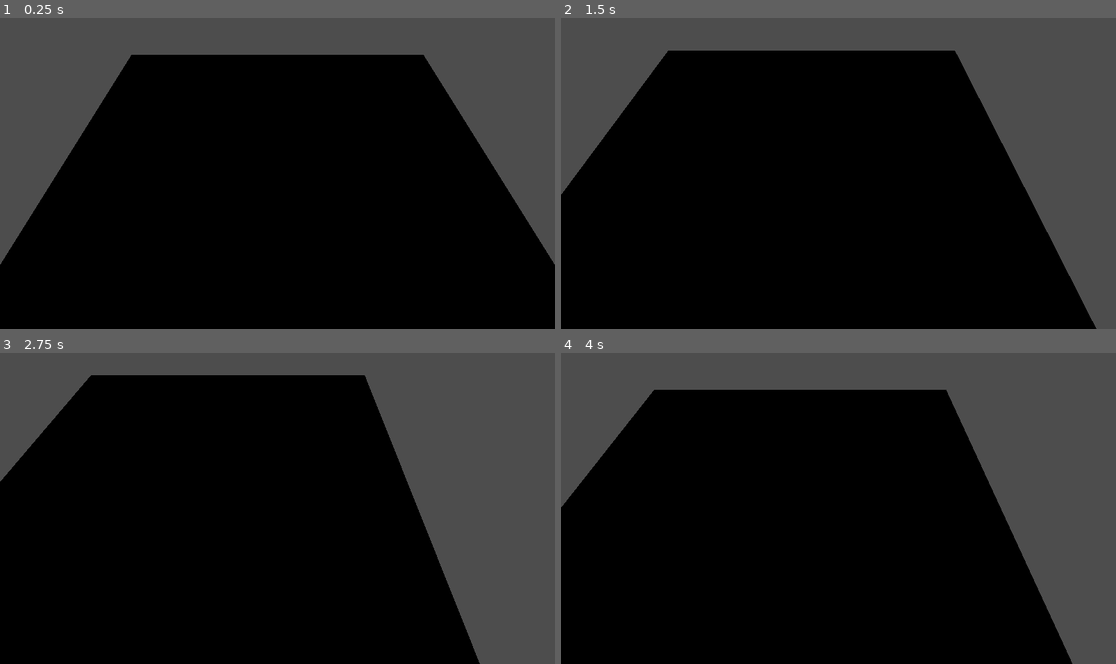
Above: before the commit, frames 1-4 (two rows, left to right).
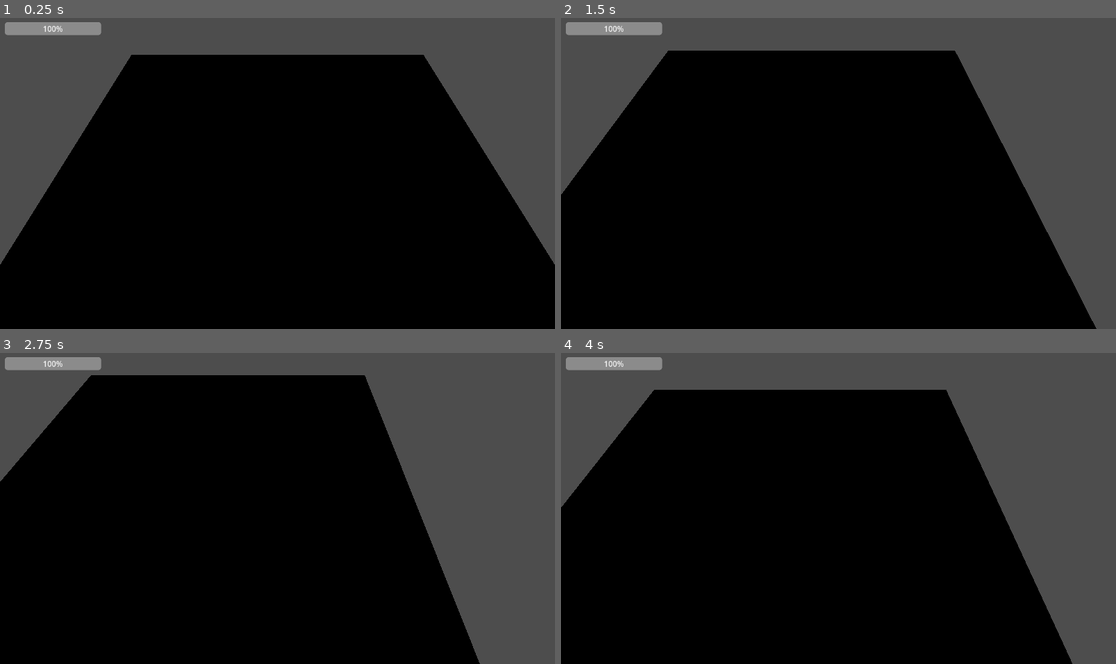
Above: after the commit, the same moments.

Repository: Verialix996/island-conquest
Game: Godot game, scene res://scenes/world/main_world.tscn
Two runs of this game, one before a commit and one after it. Both use one fixed random seed, a clock stepped at 60 frames per second and the inputs below.
Inputs (mouse positions are in pixels of both pictures, inside the frame that each line leads up to):
- Up to frame 1 (0.25 s): no input
- Up to frame 2 (1.5 s): tap Enter at 0.5 s; move the mouse to (960, 157) at 0.52 s; press the mouse at (960, 157) at 0.53 s; hold Right (ui_right) 0.53-1.28 s; move the mouse to (727, 189) at 1.27 s; release the mouse at (727, 189) at 1.28 s; hold Down (ui_down) from 1.28 s (still down); click (727, 189) at 1.35 s
- Up to frame 3 (2.75 s): tap Space at 2 s; move the mouse to (333, 440) at 2.02 s; release Down (ui_down) at 2.03 s; press the mouse at (333, 440) at 2.03 s; hold Right (ui_right) from 2.03 s (still down)
- Up to frame 4 (4 s): move the mouse to (810, 570) at 2.77 s; release Right (ui_right) at 2.78 s; release the mouse at (810, 570) at 2.78 s; hold Up (ui_up) 2.78-3.53 s; click (810, 570) at 2.85 s; tap Enter at 3.5 s; move the mouse to (1005, 555) at 3.52 s; press the mouse at (1005, 555) at 3.53 s; hold Left (ui_left) from 3.53 s (still down)

The runs differ from the first frame. In frame 1, 0.7% of the frame differs, in the area x 0-19%, y 1-6%; in frame 2, 0.7%; in frame 3, 0.7%; in frame 4, 0.7%.

Commit message:
Milestone 2: core combat - shooting,enemy ai,player health, basic HUD

Diff:
--- a/project.godot
+++ b/project.godot
@@ -49,6 +49,11 @@
 , Object(InputEventKey,"resource_local_to_scene":false,"resource_name":"","device":-1,"window_id":0,"alt_pressed":false …(183 unchanged characters)…
 ]
 }
+shoot={
+"deadzone": 0.2,
+"events": [Object(InputEventMouseButton,"resource_local_to_scene":false,"resource_name":"","device":-1,"window_id":0,"alt_pressed":false,"shift_pressed":false,"ctrl_pressed":false,"meta_pressed":false,"button_mask":0,"position":Vector2(0, 0),"global_position":Vector2(0, 0),"factor":1.0,"button_index":1,"canceled":false,"pressed":false,"double_click":false,"script":null)
+]
+}
 
 [physics]
 
--- /dev/null
+++ b/scenes/enemies/enemy_base.gd
@@ -0,0 +1,62 @@
+extends CharacterBody3D
+
+enum State { PATROL, CHASE, ATTACK }
+
+@export var max_health: int = 100
+@export var move_speed: float = 3.0
+@export var detection_range: float = 10.0
+@export var attack_range: float = 1.5
+@export var attack_damage: int = 10
+
+var health: int
+var state: State = State.PATROL
+var player: Node3D
+var nav_agent: NavigationAgent3D
+var attack_timer: Timer
+
+func _ready() -> void:
+	health = max_health
+	player = get_tree().get_first_node_in_group("player")
+	nav_agent = $NavigationAgent3D
+	attack_timer = $AttackTimer
+	attack_timer.timeout.connect(_on_attack_timer_timeout)
+
+func _physics_process(_delta: float) -> void:
+	if player == null:
+		return
+
+	var dist = global_position.distance_to(player.global_position)
+
+	if dist <= attack_range:
+		state = State.ATTACK
+	elif dist <= detection_range:
+		state = State.CHASE
+	else:
+		state = State.PATROL
+
+	match state:
+		State.CHASE:
+			nav_agent.target_position = player.global_position
+			var next = nav_agent.get_next_path_position()
+			var dir = (next - global_position).normalized()
+			velocity = dir * move_speed
+			move_and_slide()
+		State.PATROL:
+			velocity = Vector3.ZERO
+		State.ATTACK:
+			velocity = Vector3.ZERO
+
+func _on_attack_timer_timeout() -> void:
+	if state == State.ATTACK and player != null:
+		if player.has_method("take_damage"):
+			player.take_damage(attack_damage)
+
+func take_damage(amount: int) -> void:
+	health -= amount
+	print("Enemy hit! Health: ", health)
+	if health <= 0:
+		die()
+
+func die() -> void:
+	print("Enemy died!")
+	queue_free()
--- /dev/null
+++ b/scenes/enemies/enemy_base.tscn
@@ -0,0 +1,25 @@
+[gd_scene format=3 uid="uid://bjxq6qeucgwg2"]
+
+[ext_resource type="Script" uid="uid://sve0lqjf648a" path="res://scenes/enemies/enemy_base.gd" id="1_qty17"]
+
+[sub_resource type="StandardMaterial3D" id="StandardMaterial3D_rbebl"]
+albedo_color = Color(0.17596108, 0.3234396, 0.679836, 1)
+
+[sub_resource type="CapsuleMesh" id="CapsuleMesh_qty17"]
+material = SubResource("StandardMaterial3D_rbebl")
+
+[sub_resource type="CapsuleShape3D" id="CapsuleShape3D_pkqou"]
+
+[node name="enemy" type="CharacterBody3D" unique_id=1477360822]
+script = ExtResource("1_qty17")
+
+[node name="MeshInstance3D" type="MeshInstance3D" parent="." unique_id=364973635]
+mesh = SubResource("CapsuleMesh_qty17")
+
+[node name="CollisionShape3D" type="CollisionShape3D" parent="." unique_id=1926518323]
+shape = SubResource("CapsuleShape3D_pkqou")
+
+[node name="AttackTimer" type="Timer" parent="." unique_id=379150249]
+autostart = true
+
+[node name="NavigationAgent3D" type="NavigationAgent3D" parent="." unique_id=1566223600]
--- a/scenes/player/player.gd
+++ b/scenes/player/player.gd
@@ -1,7 +1,14 @@
 extends CharacterBody3D
 
+signal health_changed(new_health: int)
 
 const SPEED = 5.0
+
+@export var max_health: int = 100
+var health: int
+
+func _ready() -> void:
+	health = max_health
 
 func _aim_at_mouse() -> void:
 	var camera := get_viewport().get_camera_3d()
@@ -21,7 +28,6 @@
 		velocity += get_gravity() * delta
 
 	# Get the input direction and handle the movement/deceleration.
-	# As good practice, you should replace UI actions with custom gameplay actions.
 	var input_dir := Input.get_vector("ui_left", "ui_right", "ui_up", "ui_down")
 	var direction := Vector3(input_dir.x, 0, input_dir.y).normalized()
 	if direction:
@@ -33,3 +39,14 @@
 
 	move_and_slide()
 	_aim_at_mouse()
+
+func take_damage(amount: int) -> void:
+	health -= amount
+	health_changed.emit(health)
+	print("Player hit! Health: ", health)
+	if health <= 0:
+		die()
+
+func die() -> void:
+	print("Player died!")
+	get_tree().reload_current_scene()
--- a/scenes/player/player.tscn
+++ b/scenes/player/player.tscn
@@ -1,6 +1,7 @@
 [gd_scene format=3 uid="uid://cwug103slc8ve"]
 
 [ext_resource type="Script" uid="uid://dvwerbtq0ttlf" path="res://scenes/player/player.gd" id="1_8afob"]
+[ext_resource type="PackedScene" uid="uid://cbse0ei1osbb0" path="res://scenes/weapons/weapon_base.tscn" id="2_dovo2"]
 
 [sub_resource type="StandardMaterial3D" id="StandardMaterial3D_x7p2l"]
 albedo_color = Color(1, 0.101960786, 0.047058824, 1)
@@ -18,3 +19,5 @@
 
 [node name="CollisionShape3D" type="CollisionShape3D" parent="." unique_id=2067336665]
 shape = SubResource("CapsuleShape3D_dovo2")
+
+[node name="Weapon" parent="." unique_id=153327082 instance=ExtResource("2_dovo2")]
--- /dev/null
+++ b/scenes/weapons/weapon_base.gd
@@ -0,0 +1,22 @@
+extends Node3D
+
+@export var damage: int = 25
+@export var fire_rate: float = 0.2
+
+var can_fire: bool = true
+var raycast: RayCast3D
+
+func _ready() -> void:
+	raycast = $RayCast3D
+func _process(_delta: float) -> void:
+	if Input.is_action_pressed("shoot") and can_fire:
+		fire()
+
+func fire() -> void:
+		can_fire = false
+		if raycast.is_colliding():
+				var hit = raycast.get_collider()
+				if hit.has_method("take_damage"):
+						hit.take_damage(damage)
+		await get_tree().create_timer(fire_rate).timeout
+		can_fire = true
--- /dev/null
+++ b/scenes/weapons/weapon_base.tscn
@@ -0,0 +1,11 @@
+[gd_scene format=3 uid="uid://cbse0ei1osbb0"]
+
+[ext_resource type="Script" uid="uid://nlkjajgeoycy" path="res://scenes/weapons/weapon_base.gd" id="1_v4xn6"]
+
+[node name="Weapon" type="Node3D" unique_id=153327082]
+script = ExtResource("1_v4xn6")
+damage = null
+fire_rate = null
+
+[node name="RayCast3D" type="RayCast3D" parent="." unique_id=1618762905]
+target_position = Vector3(0, 0, -50)
--- /dev/null
+++ b/scenes/world/hud.gd
@@ -0,0 +1,12 @@
+extends CanvasLayer
+
+var health_bar: ProgressBar
+
+func _ready() -> void:
+	health_bar = $HealthBar
+	var player = get_tree().get_first_node_in_group("player")
+	if player:
+		player.health_changed.connect(_on_health_changed)
+
+func _on_health_changed(new_health: int) -> void:
+	health_bar.value = new_health
--- a/scenes/world/main_world.tscn
+++ b/scenes/world/main_world.tscn
@@ -2,6 +2,12 @@
 
 [ext_resource type="PackedScene" uid="uid://cwug103slc8ve" path="res://scenes/player/player.tscn" id="1_2i8n1"]
 [ext_resource type="Script" uid="uid://cfxsrnu5h2vtg" path="res://scenes/world/camera.gd" id="1_50lg6"]
+[ext_resource type="PackedScene" uid="uid://bjxq6qeucgwg2" path="res://scenes/enemies/enemy_base.tscn" id="3_01o1s"]
+[ext_resource type="Script" uid="uid://bqc4j3jefbtqb" path="res://scenes/world/hud.gd" id="4_dbnql"]
+
+[sub_resource type="NavigationMesh" id="NavigationMesh_01o1s"]
+vertices = PackedVector3Array(-19.5, 0.5, -19.5, -19.5, 0.5, 19.5, 19.5, 0.5, 19.5, 19.5, 0.5, -19.5)
+polygons = [PackedInt32Array(3, 2, 0), PackedInt32Array(0, 2, 1)]
 
 [sub_resource type="PlaneMesh" id="PlaneMesh_d32vy"]
 
@@ -9,18 +15,38 @@
 
 [node name="MainWorld" type="Node3D" unique_id=2117265270]
 
-[node name="Ground" type="StaticBody3D" parent="." unique_id=1928188511]
-
-[node name="MeshInstance3D" type="MeshInstance3D" parent="Ground" unique_id=1303621748]
-transform = Transform3D(20, 0, 0, 0, 20, 0, 0, 0, 20, 0, 0, 0)
-mesh = SubResource("PlaneMesh_d32vy")
-
-[node name="CollisionShape3D" type="CollisionShape3D" parent="Ground" unique_id=1876065000]
-shape = SubResource("WorldBoundaryShape3D_2i8n1")
-
 [node name="camera" type="Camera3D" parent="." unique_id=889325677]
 transform = Transform3D(1, 0, 0, 0, 0.49999997, 0.86602545, 0, -0.86602545, 0.49999997, 0, 16, 8)
 script = ExtResource("1_50lg6")
 
 [node name="Player" parent="." unique_id=378423886 instance=ExtResource("1_2i8n1")]
 transform = Transform3D(1, 0, 0, 0, 1, 0, 0, 0, 1, 0, 1, 0)
+
+[node name="enemy" parent="." unique_id=1477360822 instance=ExtResource("3_01o1s")]
+transform = Transform3D(1, 0, 0, 0, 1, 0, 0, 0, 1, 0, 1.1235533, 13.418313)
+
+[node name="NavigationRegion3D" type="NavigationRegion3D" parent="." unique_id=1039171969]
+navigation_mesh = SubResource("NavigationMesh_01o1s")
+
+[node name="Ground" type="StaticBody3D" parent="NavigationRegion3D" unique_id=1928188511]
+
+[node name="MeshInstance3D" type="MeshInstance3D" parent="NavigationRegion3D/Ground" unique_id=1303621748]
+transform = Transform3D(20, 0, 0, 0, 20, 0, 0, 0, 20, 0, 0, 0)
+mesh = SubResource("PlaneMesh_d32vy")
+
+[node name="CollisionShape3D" type="CollisionShape3D" parent="NavigationRegion3D/Ground" unique_id=1876065000]
+shape = SubResource("WorldBoundaryShape3D_2i8n1")
+
+[node name="HUD" type="CanvasLayer" parent="." unique_id=1187547968]
+script = ExtResource("4_dbnql")
+
+[node name="HealthBar" type="ProgressBar" parent="HUD" unique_id=1081567971]
+anchors_preset = 2
+anchor_top = 1.0
+anchor_bottom = 1.0
+offset_left = 10.0
+offset_top = -638.0
+offset_right = 210.0
+offset_bottom = -611.0
+grow_vertical = 0
+value = 100.0
Not shown, added: scenes/enemies/enemy_base.gd.uid
Not shown, added: scenes/weapons/weapon_base.gd.uid
Not shown, added: scenes/world/hud.gd.uid
